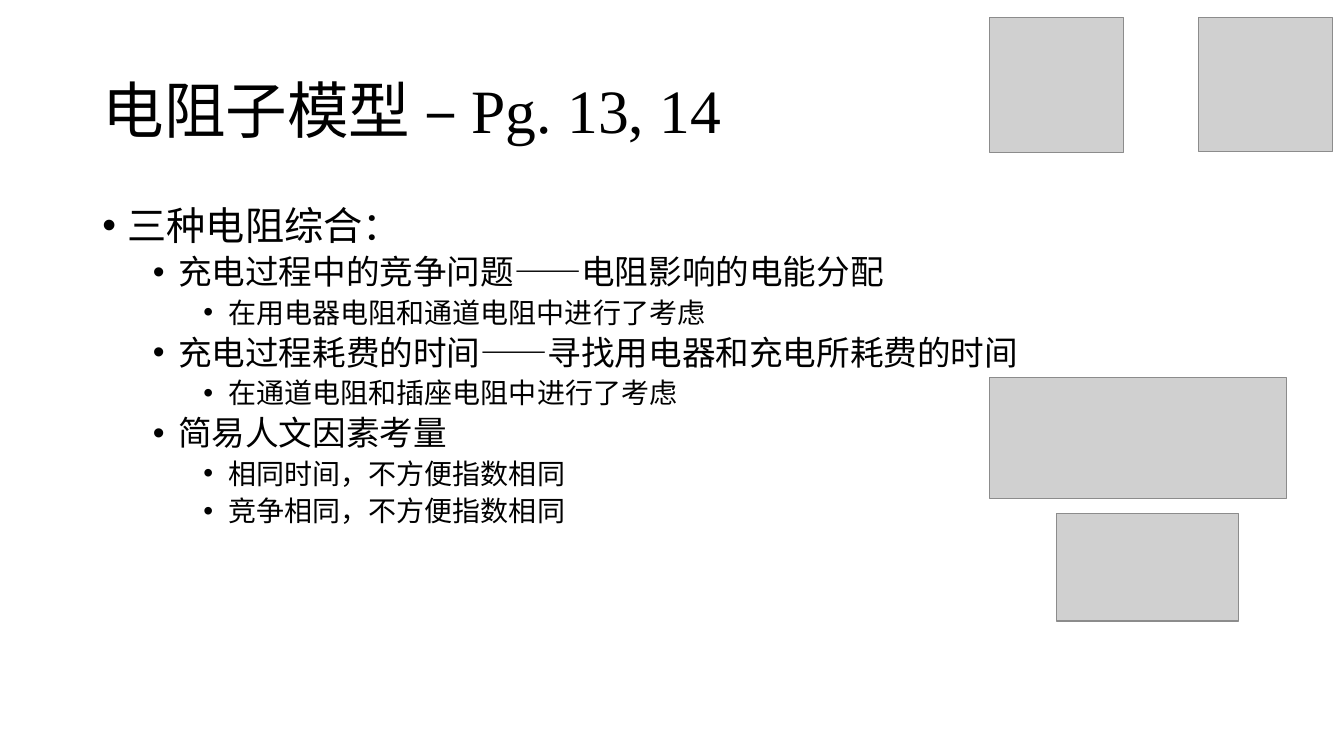
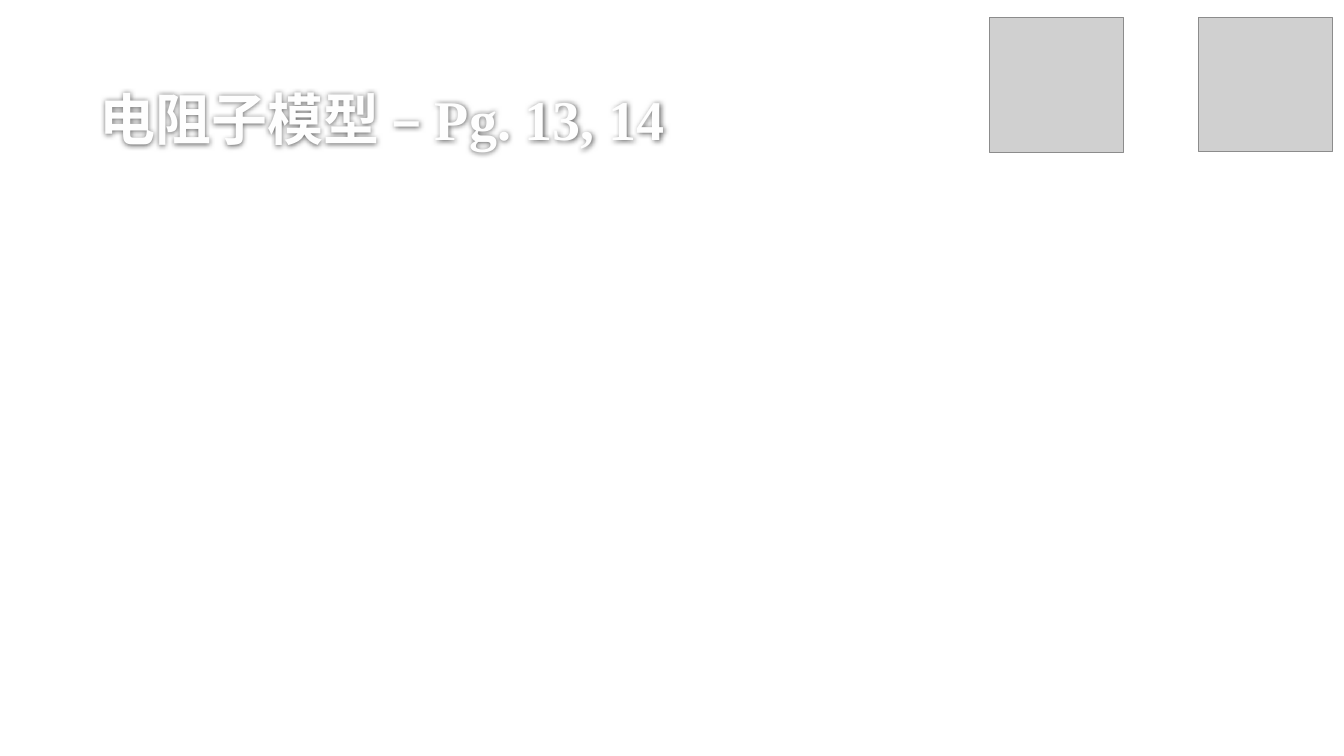
Before and after one commit to stOOrz-Science-Mind/2019_HiMCM_A_10006, a slide deck: slide 29 of 10005.pptx. Drawn at 1344x756 pixels with LibreOffice and Linux fonts; fonts in the diff are those of the drawing; grey boxes stand for pictures; background and template pictures are left out. Boxes give left, top, right and bottom in pixels: in the first picture for what was removed or moved away, otherwise in the second. Text is boxed around its words. In the diff, an @@ line names an element or a change of style, - is before the commit and + after.

```diff
--- a/10005.pptx
+++ b/10005.pptx
@@ title "电阻子模型 – Pg. 13, 14": place and size @@
-title "电阻子模型 – Pg. 13, 14" at bbox=[102, 81, 722, 144]
+title "电阻子模型 – Pg. 13, 14" at bbox=[99, 92, 665, 150]
@@ title "电阻子模型 – Pg. 13, 14" at bbox=[99, 92, 665, 150]: size 44 to 40 pt, text colour #000000 to #FEFEFE, bold on; line spacing 0.9 to 1; vertical alignment middle to bottom @@
@@ text removed at bbox=[128, 207, 1018, 524] @@
-• 三种电阻综合：
-  • 充电过程中的竞争问题——电阻影响的电能分配
-    • 在用电器电阻和通道电阻中进行了考虑
-  • 充电过程耗费的时间——寻找用电器和充电所耗费的时间
-    • 在通道电阻和插座电阻中进行了考虑
-  • 简易人文因素考量
-    • 相同时间，不方便指数相同
-    • 竞争相同，不方便指数相同
@@ picture removed at bbox=[990, 378, 1287, 498] @@
@@ picture removed at bbox=[1057, 513, 1239, 621] @@
```
Also in this commit, not shown: 43 other slides changed, 1 slide added.
